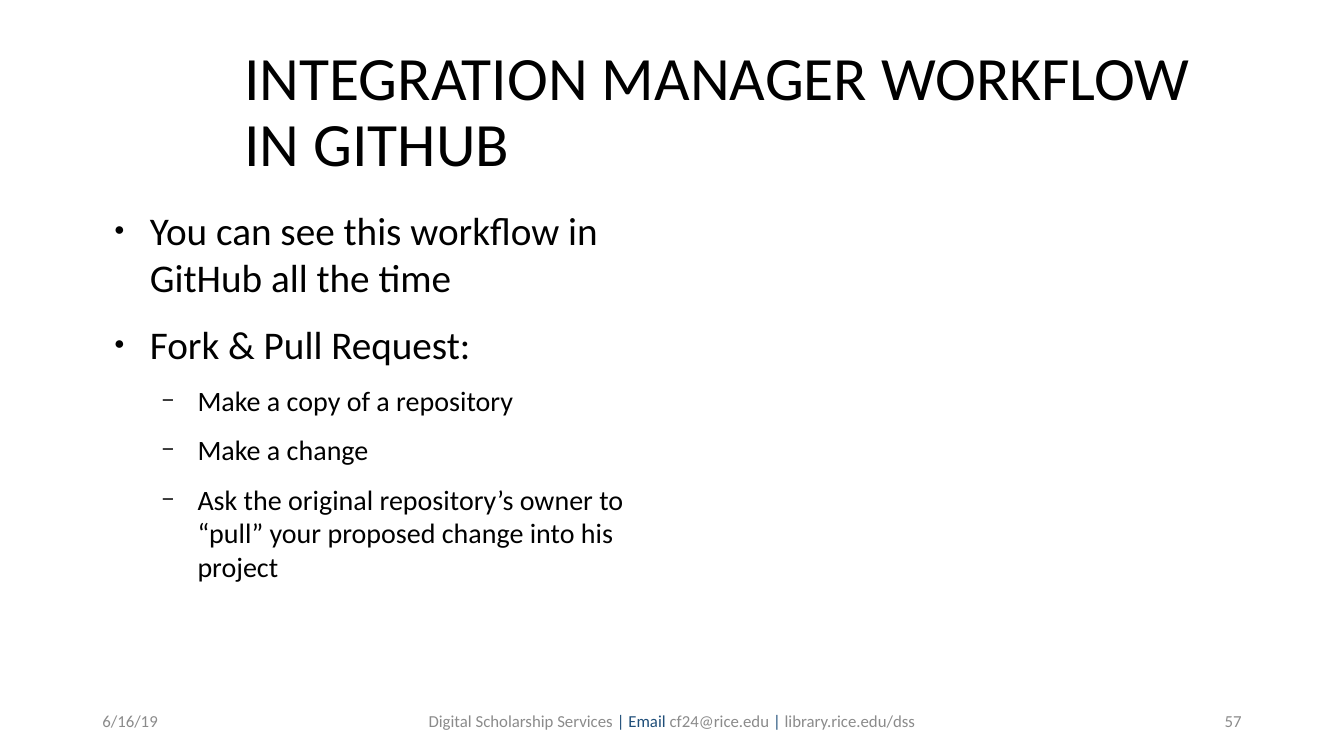
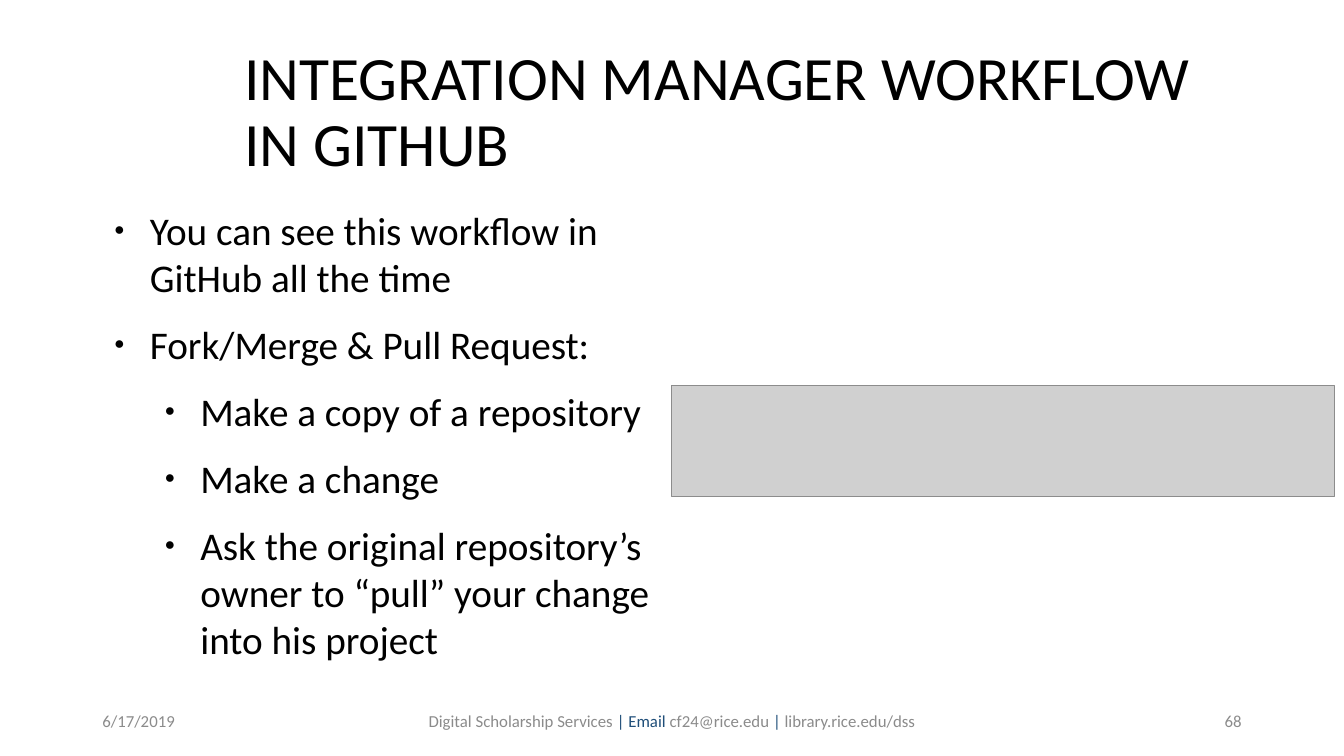
Before and after one commit to bakitybacon/rice-data-and-donuts, a slide deck: slide 68 of github/Introduction to Git & GitHub.pptx (slide 57 before the commit). Drawn at 1344x756 pixels with LibreOffice and Linux fonts; fonts in the diff are those of the drawing; grey boxes stand for pictures; background and template pictures are left out. Boxes give left, top, right and bottom in pixels: in the first picture for what was removed or moved away, otherwise in the second. Text is boxed around its words. In the diff, an @@ line names an element or a change of style, - is before the commit and + after.

```diff
--- a/github/Introduction to Git & GitHub.pptx
+++ b/github/Introduction to Git & GitHub.pptx
@@ text at <box>150,331,589,366</box>: text changed @@
-● Fork & Pull Request:
+● Fork/Merge & Pull Request:
@@ picture added at <box>673,386,1335,496</box> @@
@@ text at <box>200,398,641,500</box>: size 20 to 28 pt in "Make a copy of a repository", "Make a change"; bullet − to ●; more space between paragraphs @@
@@ text at <box>200,532,649,661</box>: text changed; size 20 to 28 pt @@
-  − Ask the original repository’s owner to “pull” your proposed change into his project
+  ● Ask the original repository’s owner to “pull” your change into his project
@@ text at <box>102,715,174,728</box>: text changed @@
-6/16/19
+6/17/2019
@@ page number at <box>1225,715,1242,727</box>: text changed @@
-57
+68
```
Also in this commit, not shown: 56 other slides changed, 13 slides added.
